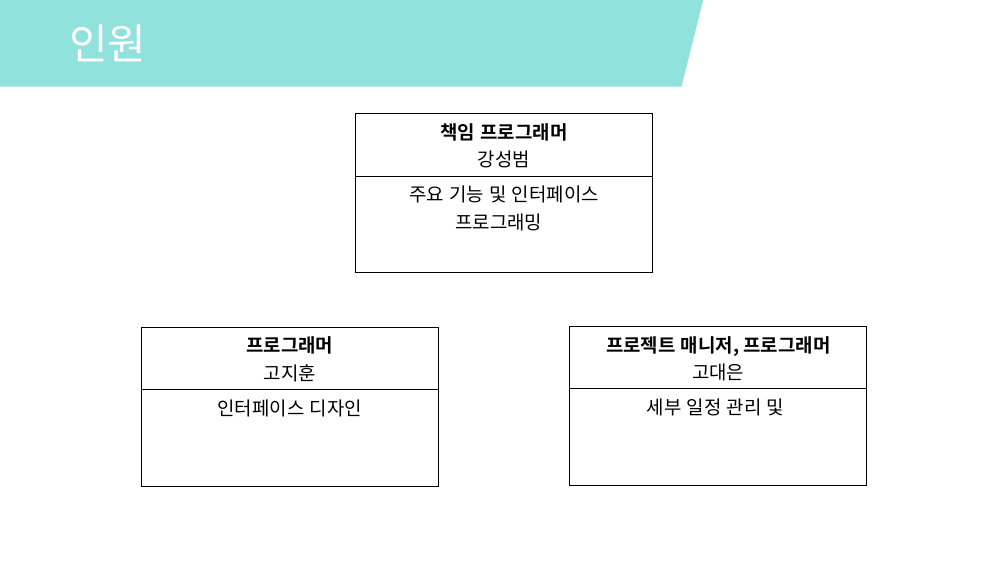
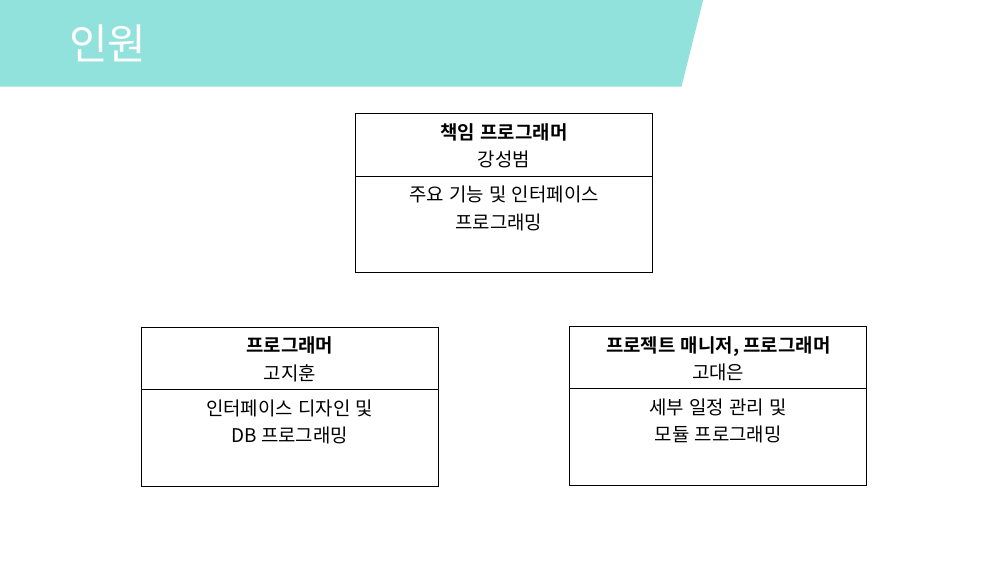
Before and after one commit to kang-seongbeom/Easy-Application, a slide deck: slide 7 of TaskFlow.pptx. Drawn at 1008x567 pixels with LibreOffice and Linux fonts; fonts in the diff are those of the drawing. Boxes give left, top, right and bottom in pixels: in the first picture for what was removed or moved away, otherwise in the second. Text is boxed around its words. In the diff, an @@ line names an element or a change of style, - is before the commit and + after.

```diff
--- a/TaskFlow.pptx
+++ b/TaskFlow.pptx
@@ table at box(141, 327, 439, 479) @@
-row 2, column 1: 인터페이스 디자인
+row 2, column 1: 인터페이스 디자인 및 / DB 프로그래밍
@@ table at box(570, 327, 867, 479) @@
-row 2, column 1: 세부 일정 관리 및
+row 2, column 1: 세부 일정 관리 및 / 모듈 프로그래밍
```
Also in this commit, not shown: 1 other slide changed.
